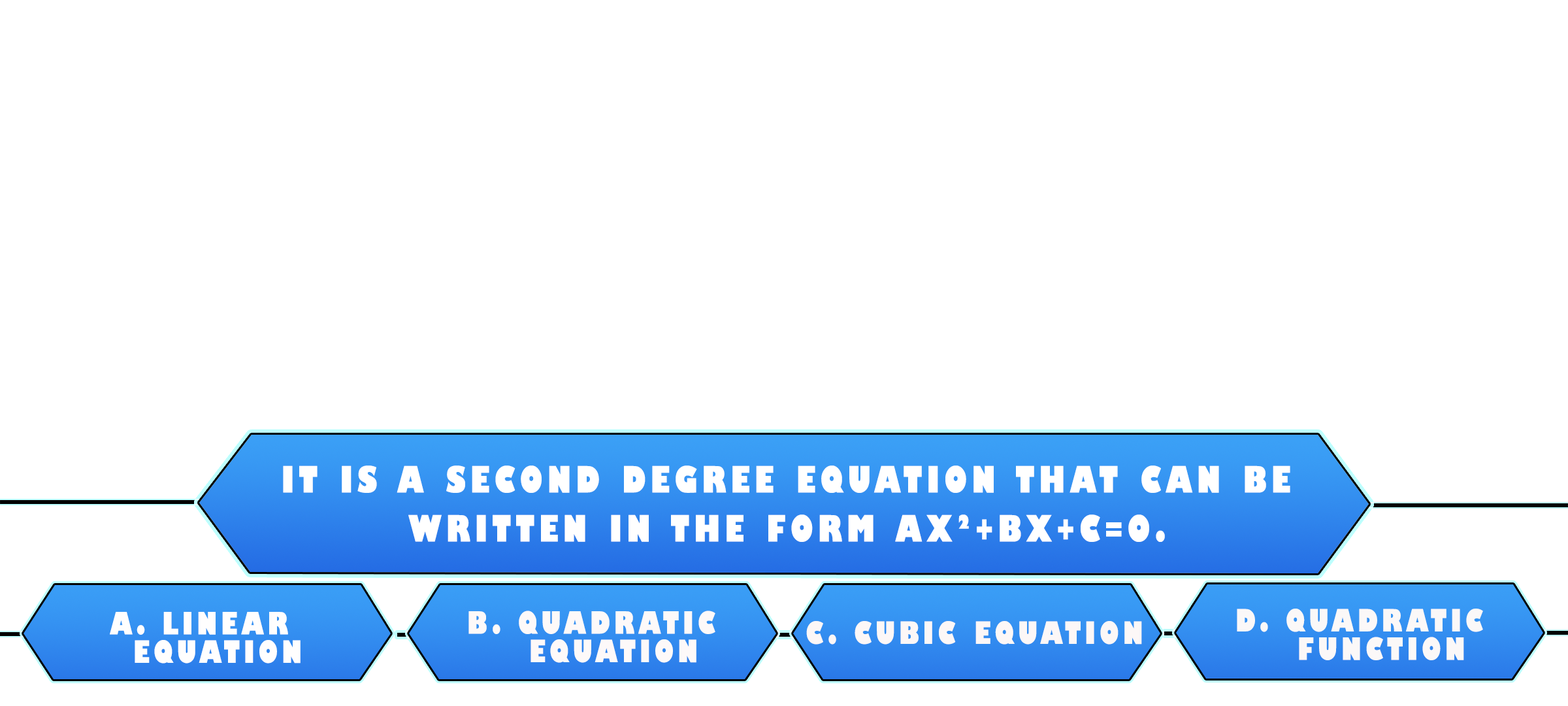
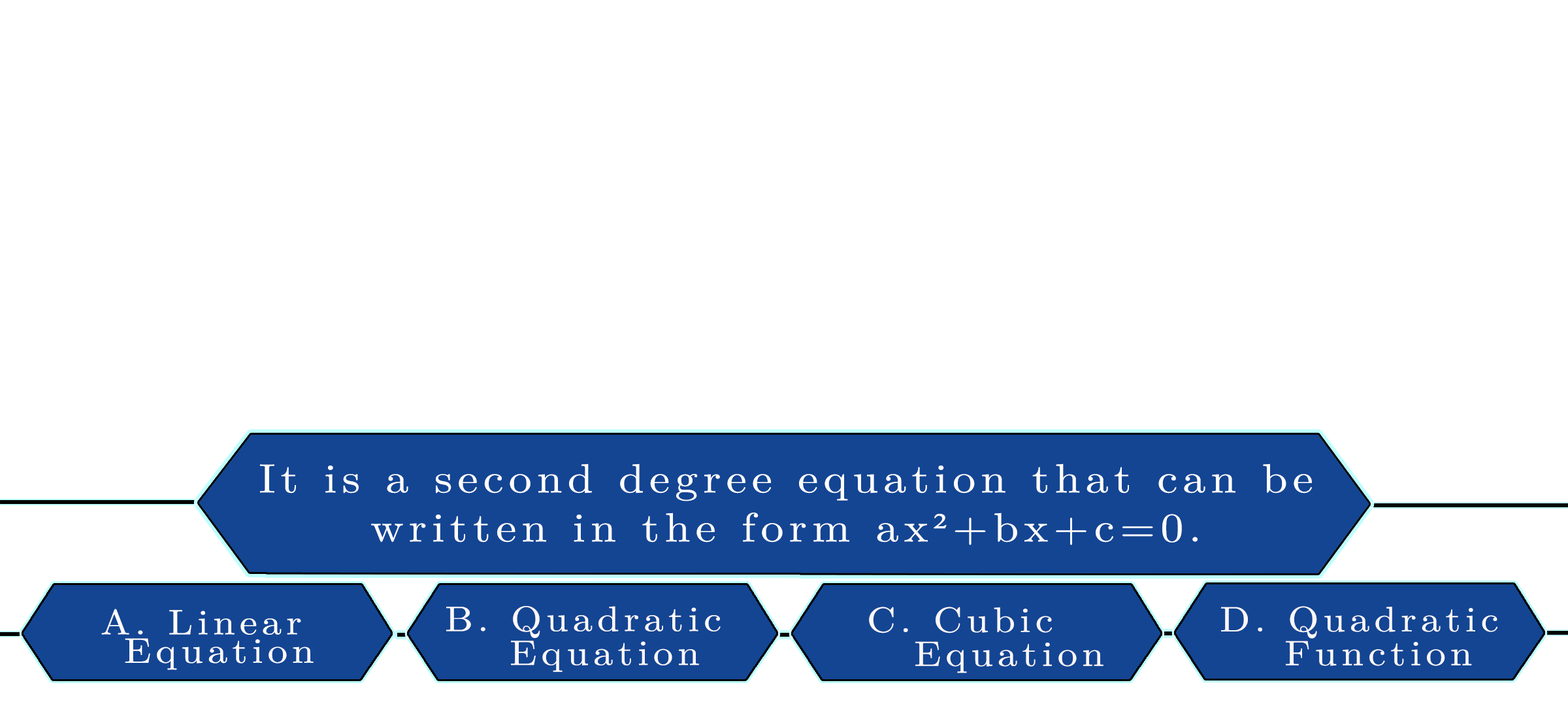
Before/after of a 1568x706 layered artwork. What changed in the layer stack:
painted on "It is a second degree equation that can be written in the form" over [260, 463, 1312, 545]
painted on "Layer 7" over [199, 434, 1369, 573]
renamed "d. Quadratic function" to "d. Quadratic Function", painted on it over [1221, 605, 1498, 666]
painted on "Layer 9" over [1176, 584, 1544, 679]
painted on "c. Cubic Equation" over [806, 606, 1143, 673]
painted on "Layer 9 copy" over [793, 584, 1161, 679]
painted on "b. Quadratic Equation" over [446, 605, 721, 672]
painted on "Layer 9 copy 2" over [408, 584, 777, 679]
renamed "a. Linear Equation" to "A. Linear Equation", painted on it over [101, 608, 314, 670]
painted on "Layer 9 copy 3" over [23, 584, 391, 679]
